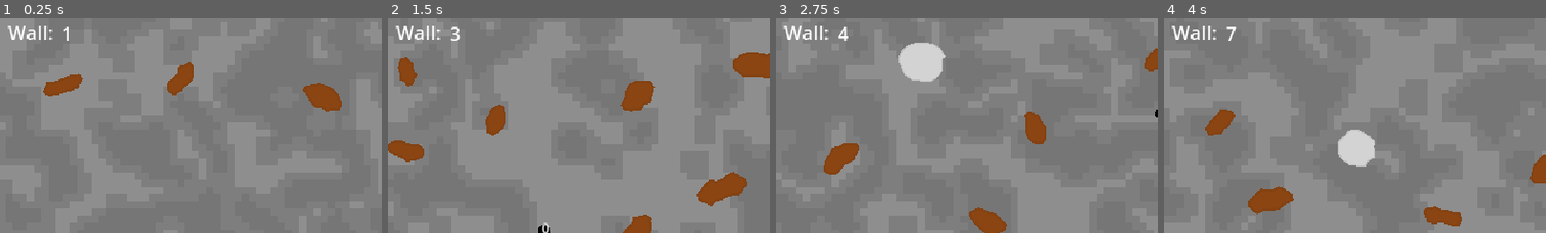
Above: before the commit, frames 1-4 (left to right).
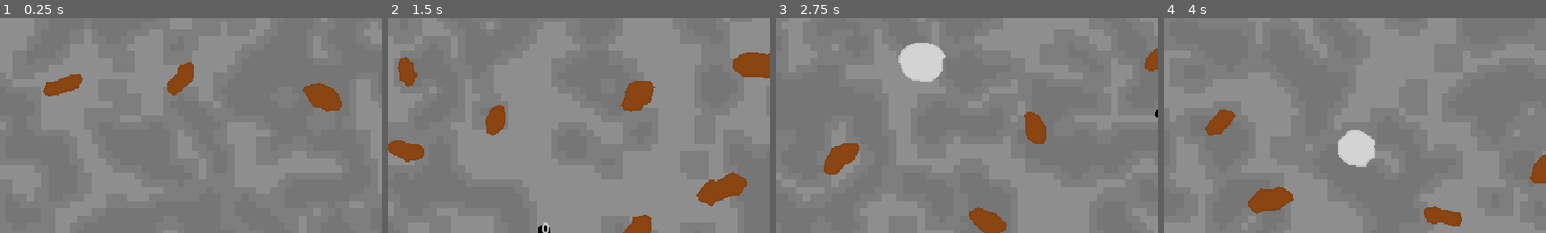
Above: after the commit, the same moments.

Repository: BrodeyYendall/MiningGameGodot
Game: Godot game, scene res://game.tscn
Same seed, same stepped clock (60 frames per second), same inputs: the game is played once before the commit and once after it.
Inputs (mouse positions are % of the whole screen's width and height, from its top left):
- Up to frame 1 (0.25 s): no input
- Up to frame 2 (1.5 s): tap Enter at 0.5, 0.6 s; move the mouse to (72, 45) at 0.52 s; click (72, 45) at 0.67 s; tap Space at 0.77, 1.25 s; move the mouse to (30, 55) at 1.27 s; tap Tab at 1.35 s; click (30, 55) at 1.42 s
- Up to frame 3 (2.75 s): tap Space at 1.52 s; tap Enter at 2, 2.1 s; move the mouse to (60, 28) at 2.02 s; click (60, 28) at 2.17 s
- Up to frame 4 (4 s): tap Space at 2.75, 3.02, 3.77 s; move the mouse to (45, 70) at 2.77 s; tap Tab at 2.85 s; click (45, 70) at 2.92 s; tap Enter at 3.5, 3.6 s; move the mouse to (80, 65) at 3.52 s; click (80, 65) at 3.67 s
The pictures show only the part of the screen within x 10-60%, y 6-56%; the shares and areas given below are measured in that part.

The runs differ from the first frame. In frame 1, 0.4% of the frame differs, in the area x 2-18%, y 3-11%; in frame 2, 0.4%; in frame 3, 0.5%, in the area x 2-19%, y 3-11%; in frame 4, 0.4%.

Commit message:
Implemented "endless" walls by preloading walls and allowing clicking through cutouts

Diff:
--- a/background.gd
+++ b/background.gd
@@ -19,6 +19,10 @@
 
 func render():
 	var generated_background = background_generation_thread.wait_to_finish()
+
+	$subview/render.material.set_shader_parameter("polygon_points", cutouts_to_render)
+	$subview/render.material.set_shader_parameter("polygon_indices", cutout_indices)
+	$subview/render.material.set_shader_parameter("polygon_count", cutout_indices.size())
 
 	$subview/render.scale = Vector2(6, 6)
 	$subview/render.texture = generated_background[0]
--- a/cutout/cutout.gd
+++ b/cutout/cutout.gd
@@ -73,3 +73,6 @@
 
 func destroy():
 	queue_free()
+
+func get_parent_wall_count():
+	return get_parent().get_parent().get_parent().wall_count
--- a/game.gd
+++ b/game.gd
@@ -1,52 +1,66 @@
 extends Node2D
 
+@export var wall_queue_size = 4
+@export var initial_walls_rendered = 2
+@export var cutout_edge_buffer = 15
+
 var scores: Dictionary = {}
-var wall_count: int = 1
+var min_wall_count: int = 1
 var ores_dugs: int = 0
 
 var wall_scene: PackedScene = preload("res://wall.tscn")
 var ore_score_scene: PackedScene = preload("res://ore_score_row.tscn")
 
-var current_wall: Wall
-var next_wall: Wall
+var active_walls: Array[Wall]
+var wall_queue: Array[Wall]
 
 func _ready():
-	current_wall = create_new_wall(wall_count)
-	current_wall.render()
-	current_wall.set_process_input(true)
+	for i in range(wall_queue_size):
+		wall_queue.append(create_new_wall(i + 1))
+	for i in range(initial_walls_rendered):
+		activate_next_wall()
+	InputManager.next_wall.connect(remove_front_wall)
+	InputManager.create_hole.connect(process_create_hole)
 
-	next_wall = create_new_wall(wall_count + 1)
-	InputManager.next_wall.connect(_cycle_walls)
+func activate_next_wall():
+	var next_wall: Wall = wall_queue.pop_front()
+	next_wall.render()
+	next_wall.cycle_formed.connect(_first_cutout_in_wall.bind(next_wall))
+	active_walls.append(next_wall)
+	wall_queue.append(create_new_wall(wall_queue[-1].wall_count + 1))
 
-func _cycle_walls():
-	wall_count += 1
-	$ui/wall_count.text = str(wall_count)
-
-	current_wall.destroy()
-	current_wall = next_wall
-	current_wall.render()
-	current_wall.set_process_input(true)
-	next_wall = create_new_wall(wall_count + 1)
+func remove_front_wall():
+	var front_wall = active_walls.pop_front()
+	front_wall.destroy()
+	activate_next_wall()
+	min_wall_count += 1
 
 func create_new_wall(wall_count: int) -> Wall:
 	var new_wall = wall_scene.instantiate()
 	new_wall.with_data(wall_count)
 	$wall_container.add_child(new_wall)
 	$wall_container.move_child(new_wall, 0)
-	new_wall.ore_cutout.connect(_on_wall_ore_cutout)
+	#new_wall.ore_cutout.connect(_on_wall_ore_cutout)
 	return new_wall
 
-func _on_wall_ore_cutout(ore: OreTypes.OreType, wall_reference: int):
-	if ore in scores:
-		scores[ore].increment_count()
-	else:
-		var new_ore_score_row = ore_score_scene.instantiate()
-		new_ore_score_row.with_data(ore)
-		$ui/scores.add_child(new_ore_score_row)
-		scores[ore] = new_ore_score_row
+func process_create_hole(point: Vector2):
+	var objects_on_point = RaycastHelper.circle_raycast(point, 0xFFFFFFFF, 1, 32)
 
-	if wall_reference == wall_count:
-		ores_dugs += 1
-		if ores_dugs >= 10:
-			#cycle_walls()
-			ores_dugs = 0
+	var deepest_cutout = min_wall_count
+	for object in objects_on_point:
+		if object.collider is Cutout:
+			var cutout_wall_count = (object.collider as Cutout).get_parent_wall_count()
+			deepest_cutout = max(deepest_cutout, cutout_wall_count + 1)
+	var target_wall = deepest_cutout - min_wall_count
+
+	if target_wall > 0:
+		var objects_on_layer_above = RaycastHelper.circle_raycast(point, active_walls[target_wall - 1].collision_layer, cutout_edge_buffer, 2)
+		for object in objects_on_layer_above:
+			if not object.collider is Cutout:
+				return
+
+	active_walls[target_wall].create_hole(point)
+
+func _first_cutout_in_wall(_cutout_vecters, _new_cracks, _all_cracks, wall: Wall):
+	wall.cycle_formed.disconnect(_first_cutout_in_wall)
+	activate_next_wall()
--- a/game.tscn
+++ b/game.tscn
@@ -14,34 +14,6 @@
 offset_bottom = 40.0
 metadata/_edit_use_anchors_ = true
 
-[node name="wall_label" type="Label" parent="ui"]
-layout_mode = 1
-anchors_preset = -1
-anchor_left = 0.125
-anchor_top = -0.65
-anchor_right = 0.125
-anchor_bottom = -0.575
-offset_left = 63.0
-offset_top = 47.0
-offset_right = 103.0
-offset_bottom = 70.0
-text = "Wall:"
-metadata/_edit_use_anchors_ = true
-
-[node name="wall_count" type="Label" parent="ui"]
-layout_mode = 1
-anchors_preset = -1
-anchor_left = 0.125
-anchor_top = -0.65
-anchor_right = 0.125
-anchor_bottom = -0.65
-offset_left = 108.0
-offset_top = 48.0
-offset_right = 148.0
-offset_bottom = 74.0
-text = "1"
-metadata/_edit_use_anchors_ = true
-
 [node name="scores" type="GridContainer" parent="ui"]
 layout_mode = 0
 offset_left = 1.0
--- a/raycast_helper.gd
+++ b/raycast_helper.gd
@@ -13,7 +13,7 @@
 	query.set_collision_mask(collision_layer)
 	return space.intersect_ray(query)
 
-func circle_raycast(point: Vector2, collision_layer: int, radius = 15, max_results = 1) -> Array:
+func circle_raycast(point: Vector2, collision_layer: int = 0xFFFFFFFF, radius = 15, max_results = 1) -> Array:
 	var query = PhysicsShapeQueryParameters2D.new()
 	var circle_shape = CircleShape2D.new()
 	circle_shape.set_radius(radius)
--- /dev/null
+++ b/scenarios/weird-cutout-3.json
@@ -0,0 +1,53 @@
+{"additional_data":{"seed":836154979},"timestamp":0,"type":"seed"}
+{"additional_data":{"x":571.333374023438,"y":242.66667175293},"timestamp":1972,"type":"create_hole"}
+{"additional_data":{"x":393.666687011719,"y":246.66667175293},"timestamp":2324,"type":"create_hole"}
+{"additional_data":{"x":360,"y":145},"timestamp":2761,"type":"create_hole"}
+{"additional_data":{"x":447.333343505859,"y":58.6666679382324},"timestamp":3173,"type":"create_hole"}
+{"additional_data":{"x":579.333374023438,"y":95.3333358764648},"timestamp":3544,"type":"create_hole"}
+{"additional_data":{"x":497.666687011719,"y":115.333335876465},"timestamp":5611,"type":"create_hole"}
+{"additional_data":{"x":528,"y":210.333343505859},"timestamp":13042,"type":"create_hole"}
+{"additional_data":{"x":423.333343505859,"y":181},"timestamp":13370,"type":"create_hole"}
+{"additional_data":{"x":440.333343505859,"y":96.3333358764648},"timestamp":13721,"type":"create_hole"}
+{"additional_data":{"x":491,"y":93},"timestamp":14091,"type":"create_hole"}
+{"additional_data":{"x":540.333374023438,"y":121.333335876465},"timestamp":14612,"type":"create_hole"}
+{"additional_data":{"x":552.666687011719,"y":111.66667175293},"timestamp":15036,"type":"create_hole"}
+{"additional_data":{"x":488.333343505859,"y":90.3333358764648},"timestamp":15625,"type":"create_hole"}
+{"additional_data":{"x":480.666687011719,"y":84},"timestamp":15915,"type":"create_hole"}
+{"additional_data":{"x":456.666687011719,"y":68.6666717529297},"timestamp":17262,"type":"create_hole"}
+{"additional_data":{"x":386.666687011719,"y":114},"timestamp":19098,"type":"create_hole"}
+{"additional_data":{"x":375.666687011719,"y":201.333343505859},"timestamp":20116,"type":"create_hole"}
+{"additional_data":{"x":432,"y":237.333343505859},"timestamp":21315,"type":"create_hole"}
+{"additional_data":{"x":522.666687011719,"y":246},"timestamp":22043,"type":"create_hole"}
+{"additional_data":{"x":571.666687011719,"y":211.66667175293},"timestamp":22759,"type":"create_hole"}
+{"additional_data":{"x":581,"y":126.333335876465},"timestamp":23826,"type":"create_hole"}
+{"additional_data":{"x":560.333374023438,"y":98.6666717529297},"timestamp":24468,"type":"create_hole"}
+{"additional_data":{"x":559.333374023438,"y":93.6666717529297},"timestamp":24778,"type":"create_hole"}
+{"additional_data":{"x":565,"y":96},"timestamp":25129,"type":"create_hole"}
+{"additional_data":{"x":575.333374023438,"y":96.6666717529297},"timestamp":25378,"type":"create_hole"}
+{"additional_data":{"x":432.666687011719,"y":81.6666717529297},"timestamp":26621,"type":"create_hole"}
+{"additional_data":{"x":430,"y":80.6666717529297},"timestamp":26882,"type":"create_hole"}
+{"additional_data":{"x":429.666687011719,"y":78.6666717529297},"timestamp":27181,"type":"create_hole"}
+{"additional_data":{"x":364,"y":153},"timestamp":28045,"type":"create_hole"}
+{"additional_data":{"x":364,"y":155},"timestamp":28362,"type":"create_hole"}
+{"additional_data":{"x":368.333343505859,"y":146.66667175293},"timestamp":28628,"type":"create_hole"}
+{"additional_data":{"x":372.333343505859,"y":137.333343505859},"timestamp":28924,"type":"create_hole"}
+{"additional_data":{"x":367,"y":150.333343505859},"timestamp":29295,"type":"create_hole"}
+{"additional_data":{"x":367,"y":159},"timestamp":29542,"type":"create_hole"}
+{"additional_data":{"x":534.333374023438,"y":190.333343505859},"timestamp":33749,"type":"create_hole"}
+{"additional_data":{"x":464.333343505859,"y":185.66667175293},"timestamp":33985,"type":"create_hole"}
+{"additional_data":{"x":420.333343505859,"y":144.66667175293},"timestamp":34295,"type":"create_hole"}
+{"additional_data":{"x":488.333343505859,"y":108},"timestamp":34544,"type":"create_hole"}
+{"additional_data":{},"timestamp":35683,"type":"next_wall"}
+{"additional_data":{"x":522.666687011719,"y":36.6666679382324},"timestamp":36780,"type":"create_hole"}
+{"additional_data":{"x":606,"y":107.333335876465},"timestamp":37678,"type":"create_hole"}
+{"additional_data":{"x":581.333374023438,"y":38.3333358764648},"timestamp":38012,"type":"create_hole"}
+{"additional_data":{"x":591.333374023438,"y":253.333343505859},"timestamp":38574,"type":"create_hole"}
+{"additional_data":{"x":413.666687011719,"y":294},"timestamp":39247,"type":"create_hole"}
+{"additional_data":{},"timestamp":40423,"type":"next_wall"}
+{"additional_data":{"x":522,"y":42},"timestamp":41345,"type":"create_hole"}
+{"additional_data":{"x":345.333343505859,"y":49},"timestamp":41581,"type":"create_hole"}
+{"additional_data":{"x":256.666687011719,"y":115.333335876465},"timestamp":41836,"type":"create_hole"}
+{"additional_data":{"x":245,"y":45.3333358764648},"timestamp":42320,"type":"create_hole"}
+{"additional_data":{"x":339,"y":39.3333358764648},"timestamp":42702,"type":"create_hole"}
+{"additional_data":{"x":530,"y":294.666687011719},"timestamp":45115,"type":"create_hole"}
+{"additional_data":{"x":428.333343505859,"y":303.666687011719},"timestamp":45490,"type":"create_hole"}
--- a/wall.gd
+++ b/wall.gd
@@ -30,7 +30,6 @@
 
 func render():
 	$contents/background.render()
-	InputManager.create_hole.connect(_create_hole)
 
 func set_collision_layers(node):
 	for child in node.get_children():
@@ -44,7 +43,7 @@
 func with_data(wall_count: int):
 	self.wall_count = wall_count
 
-func _create_hole(position: Vector2):
+func create_hole(position: Vector2):
 	if RaycastHelper.circle_raycast(position, collision_layer, new_hole_hitbox).is_empty():
 		print("Hole " + str(hole_count) + " created @ " + str(position))
 
@@ -173,7 +172,6 @@
 	ore_cutout.emit(ore, wall_count)
 
 func destroy():
-	InputManager.create_hole.disconnect(_create_hole)
 	$contents.visible = false
 	$contents.queue_free()
 	$cutout_queue.destroy()
